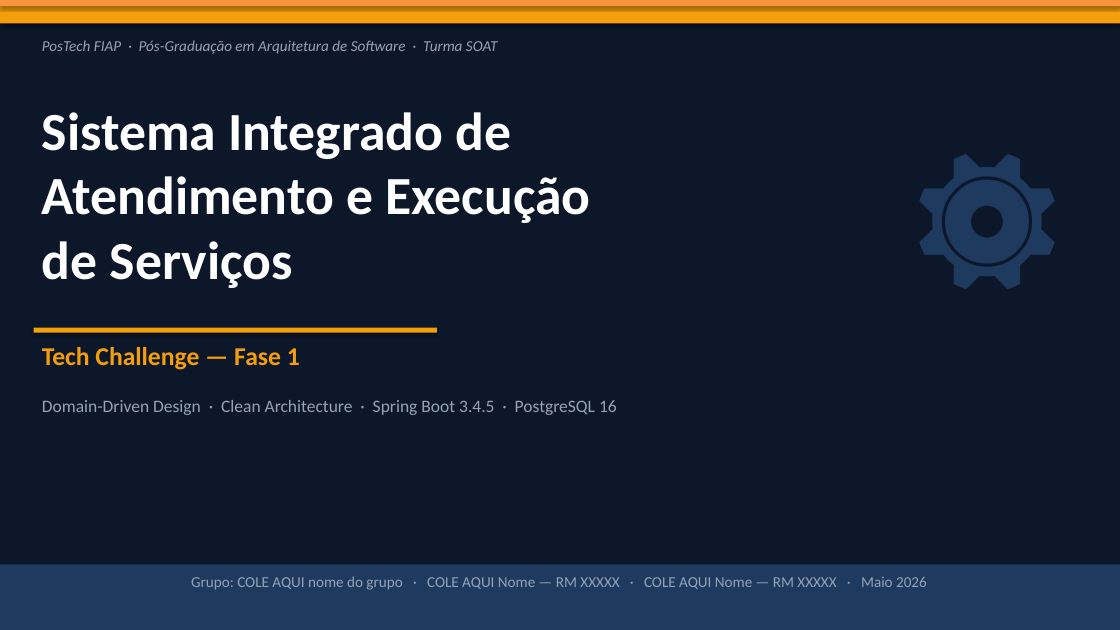
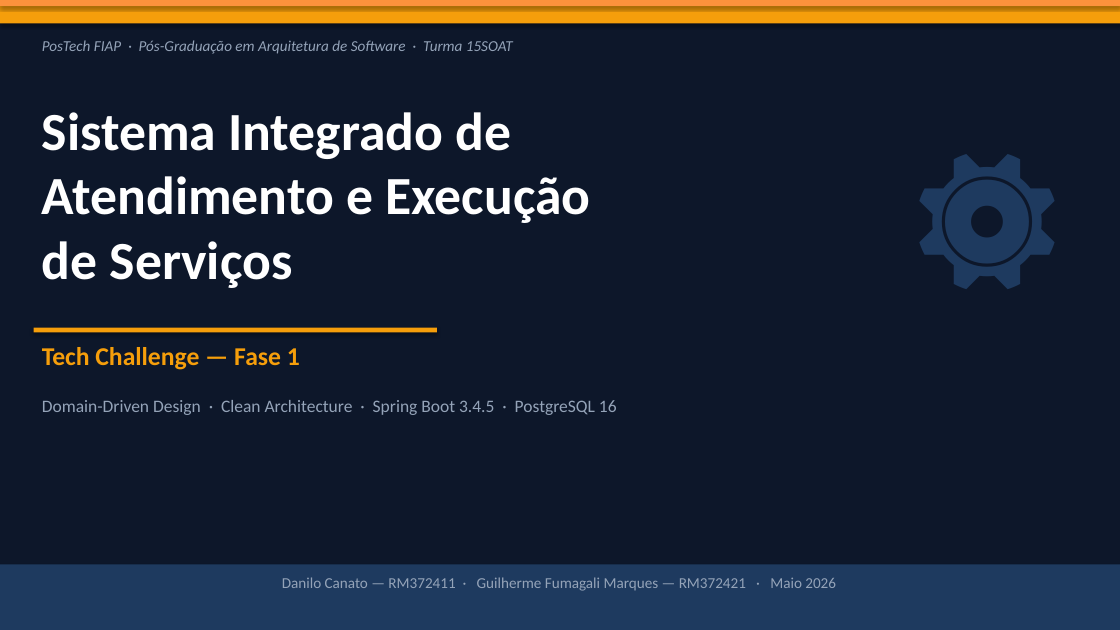
Before and after one commit to Guilherme-Fumagali/tech-challenge-1, a slide deck: slide 1 of docs/apresentacao.pptx. Drawn at 1120x630 pixels with LibreOffice and Linux fonts; fonts in the diff are those of the drawing. Boxes give left, top, right and bottom in pixels: in the first picture for what was removed or moved away, otherwise in the second. Text is boxed around its words. In the diff, an @@ line names an element or a change of style, - is before the commit and + after.

```diff
--- a/docs/apresentacao.pptx
+++ b/docs/apresentacao.pptx
@@ text at bbox=[42, 40, 513, 54]: text changed @@
-PosTech FIAP · Pós-Graduação em Arquitetura de Software · Turma SOAT
+PosTech FIAP · Pós-Graduação em Arquitetura de Software · Turma 15SOAT
@@ text removed at bbox=[191, 576, 927, 590] @@
-Grupo: COLE AQUI nome do grupo · COLE AQUI Nome — RM XXXXX · COLE AQUI Nome — RM XXXXX · Maio 2026
@@ text added at bbox=[282, 577, 836, 591], 13 pt, text #94A3B8 @@
+Danilo Canato — RM372411 · Guilherme Fumagali Marques — RM372421 · Maio 2026
```
Also in this commit, not shown: 12 other slides changed.
